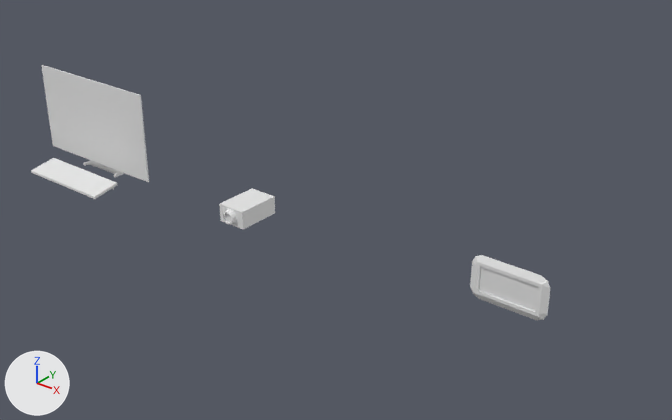
Two versions of the Blender file vongott/Assets/Mesh/Interfaces/digital.blend, one commit apart.
One viewpoint serves both versions: a 50 mm camera at (1.91, -2.0, 1.3) aimed at (0.19, 0.14, -0.03). Arrows for +X, +Y and +Z are at lower left; the lights stay in place. Materials are left out; every surface is plain grey.

The scene before the commit, as lines of its bpy script (objects in view):
```python
me_cube = bpy.data.meshes.new('Cube')
me_cube.from_pydata(...)  # 32 vertices, 25 faces; spans x -0.12..0.12, y -0.07..0.07, z -0.01..0.0
me_cube.materials.append(mat_hevymetlgrate_c_0_png)
me_cube_001 = bpy.data.meshes.new('Cube.001')
me_cube_001.from_pydata(...)  # 223 vertices, 226 faces; spans x -0.3..0.3, y -0.2..0.185, z -0.17..0.08
me_cube_002 = bpy.data.meshes.new('Cube.002')
me_cube_002.from_pydata(...)  # 72 vertices, 62 faces; spans x -0.05..0.05, y -0.03..0.03, z 0.0..0.167
ob_interface_camera = bpy.data.objects.new('interface_camera', me_cube_002)
ob_interface_camera.location = (0.0, 0.0, 0.0)
ob_interface_camera.rotation_euler = (1.571, 0.0, 0.0)  # degrees (90, 0, 0)
ob_interfaces_pc = bpy.data.objects.new('interfaces_pc', me_cube_001)
ob_interfaces_pc.location = (-1.0, 0.0, 0.0)
ob_interfaces_pc.rotation_euler = (1.571, 0.0, 0.0)  # degrees (90, 0, 0)
ob_interfaces_terminal = bpy.data.objects.new('interfaces_terminal', me_cube)
ob_interfaces_terminal.location = (0.9, 0.0, 0.0)
ob_interfaces_terminal.rotation_euler = (1.571, 0.0, 0.0)  # degrees (90, 0, 0)
```
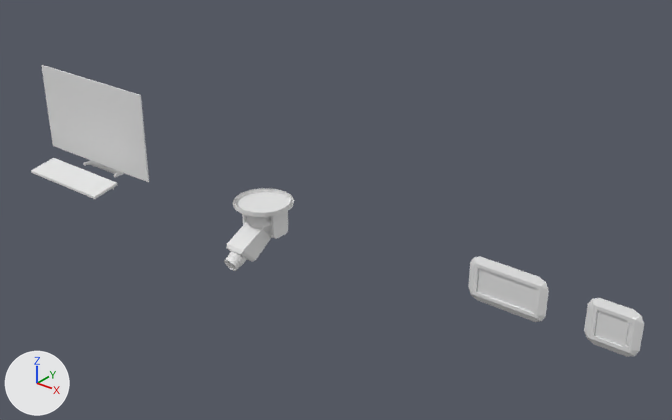
The change, as a list of edits to the scene's bpy script:
```text
Change me_cube_002:
    used by ob_interface_camera; location = (0.0, 0.0, 0.0); rotation_euler = (1.571, 0.0, 0.0), in degrees (90, 0, 0)
    remove me_cube_002.from_pydata(...)  # 72 vertices, 62 faces; spans x -0.05..0.05, y -0.03..0.03, z 0.0..0.167
    add me_cube_002.from_pydata(...)  # 201 vertices, 200 faces; spans x -0.09..0.0, y -0.193..0.0, z -0.09..0.176
    me_cube_002 part 1: the whole mesh is rebuilt
Change me_cube:
    where me_cube.from_pydata(...)  # 32 vertices, 25 faces; spans x -0.12..0.12, y -0.07..0.07, z -0.01..0.0
    used by ob_interfaces_terminal; location = (0.9, 0.0, 0.0); rotation_euler = (1.571, 0.0, 0.0), in degrees (90, 0, 0)
    me_cube part 2: the whole mesh is moved by (0.0, 0.0, 0.01)
Add me_cube_003:
    me_cube_003.from_pydata(...)  # 40 vertices, 33 faces; spans x -0.07..0.08, y -0.07..0.07, z 0.0..0.01
Add me_circle:
    me_circle.from_pydata(...)  # 48 vertices, 32 faces; spans x -0.1..0.1, y -0.01..0.0, z -0.1..0.1
Change ob_interface_camera:
    add _m = ob_interface_camera.modifiers.new('Mirror', 'MIRROR')
    add _m.use_clip = True
Add ob_interfaces_keypad:
    ob_interfaces_keypad = bpy.data.objects.new('interfaces_keypad', me_cube_003)
    ob_interfaces_keypad.location = (1.2, 0.0, 0.0)
    ob_interfaces_keypad.rotation_euler = (1.571, 0.0, 0.0)  # degrees (90, 0, 0)
Add ob_interface_camera_base:
    ob_interface_camera_base = bpy.data.objects.new('interface_camera_base', me_circle)
    ob_interface_camera_base.location = (0.0, 0.0, 0.0)
    ob_interface_camera_base.rotation_euler = (1.571, 0.0, 0.0)  # degrees (90, 0, 0)
```

Location of each change, (x1, y1, x2, y2) in pixels of the pictures (672 x 420 px):
'interface_camera', reshaped, modifiers changed (19% wider, 102% taller): before (219, 189, 275, 229); after (224, 189, 291, 271)
'interfaces_terminal', mesh moved: before (470, 255, 550, 320); after (468, 256, 549, 322)
'interfaces_keypad', added: after (584, 298, 644, 357)
'interface_camera_base', added: after (233, 188, 294, 217)
